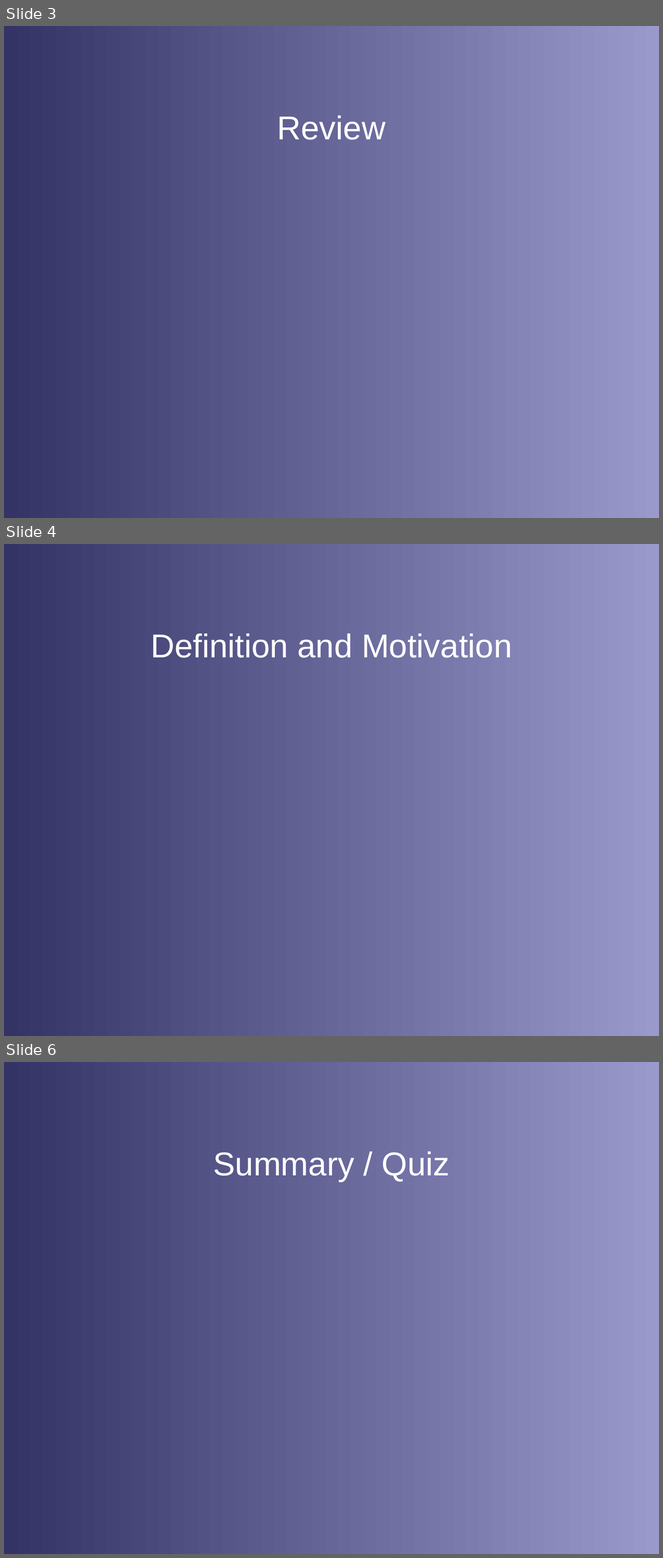
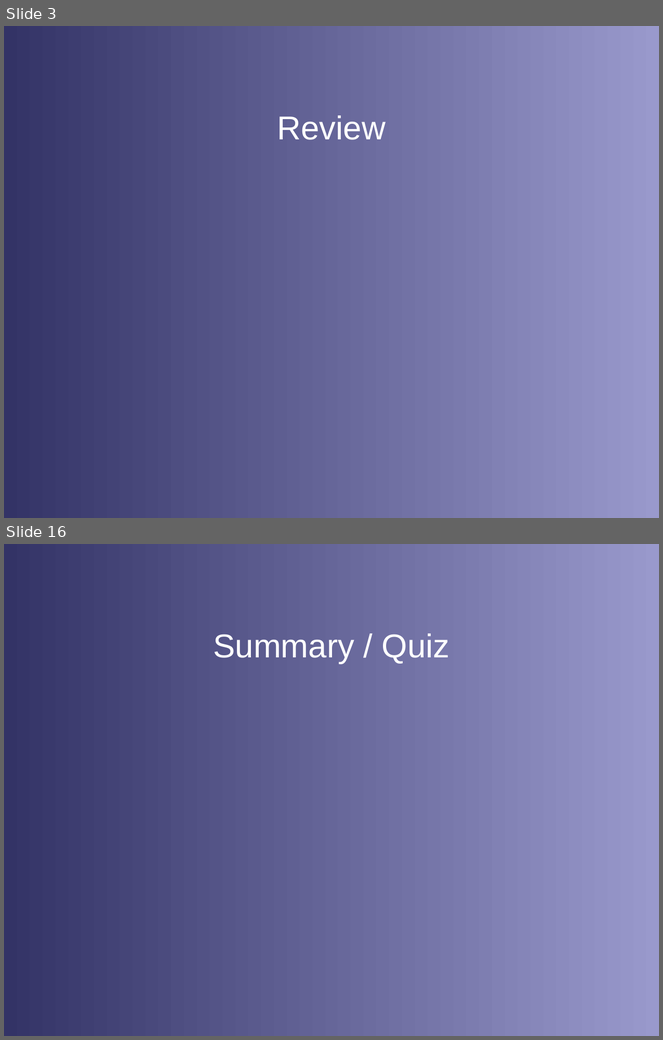
Before and after one commit to stephanheinemann/flight, a slide deck: FI/Instruments/Instruments.odp. Shown one above the other, each under a label of ours: slides 3, 4 and 6 before the commit, slides 3 and 16 after it; the slides between them are not shown. The pictures are 663x1558 and 663x1040 pixels, drawn with LibreOffice and Linux fonts; fonts in the diff are those of the drawing; background and template pictures are left out. Boxes give left, top, right and bottom in pixels: in the first picture for what was removed or moved away, otherwise in the second. Text is boxed around its words. In the diff, an @@ line names an element or a change of style, - is before the commit and + after.

```diff
--- a/FI/Instruments/Instruments.odp
+++ b/FI/Instruments/Instruments.odp
@@ slide 4 removed at <box>4,544,659,1036</box>, background gradient #333366 to #9999CC @@
@@ title removed at <box>151,633,512,658</box> @@
-Definition and Motivation
@@ what was slide 6 is now slide 16 @@
```
Also in this commit, not shown: 2 slides changed, 11 slides added, 1 other file.
